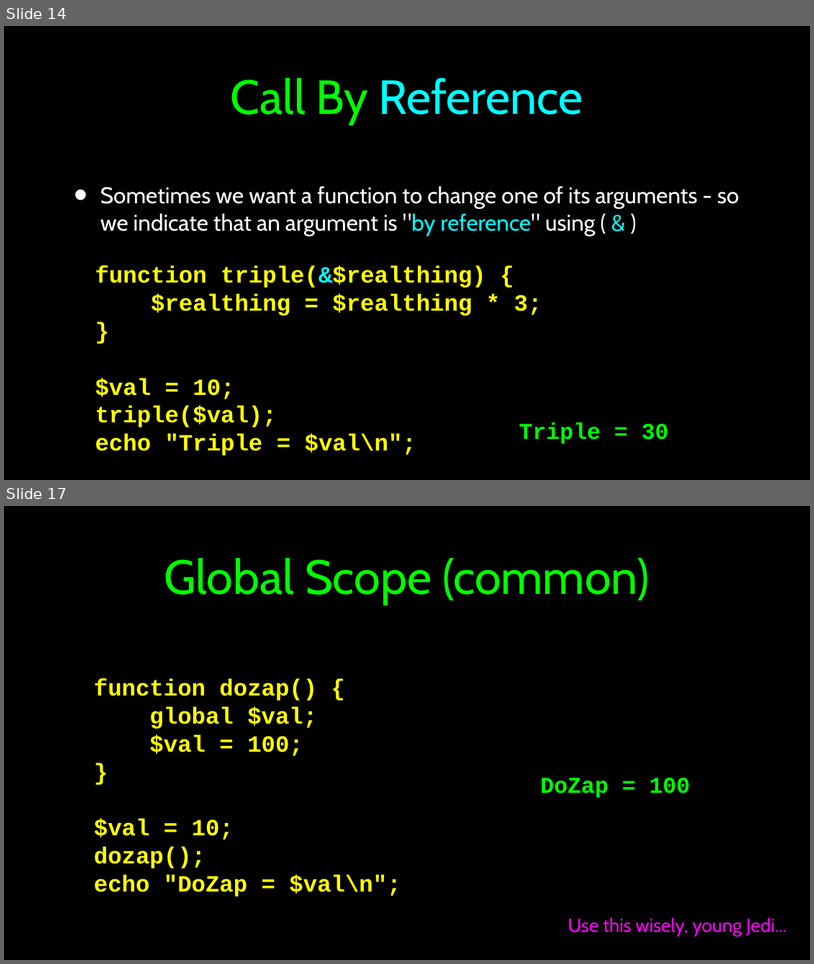
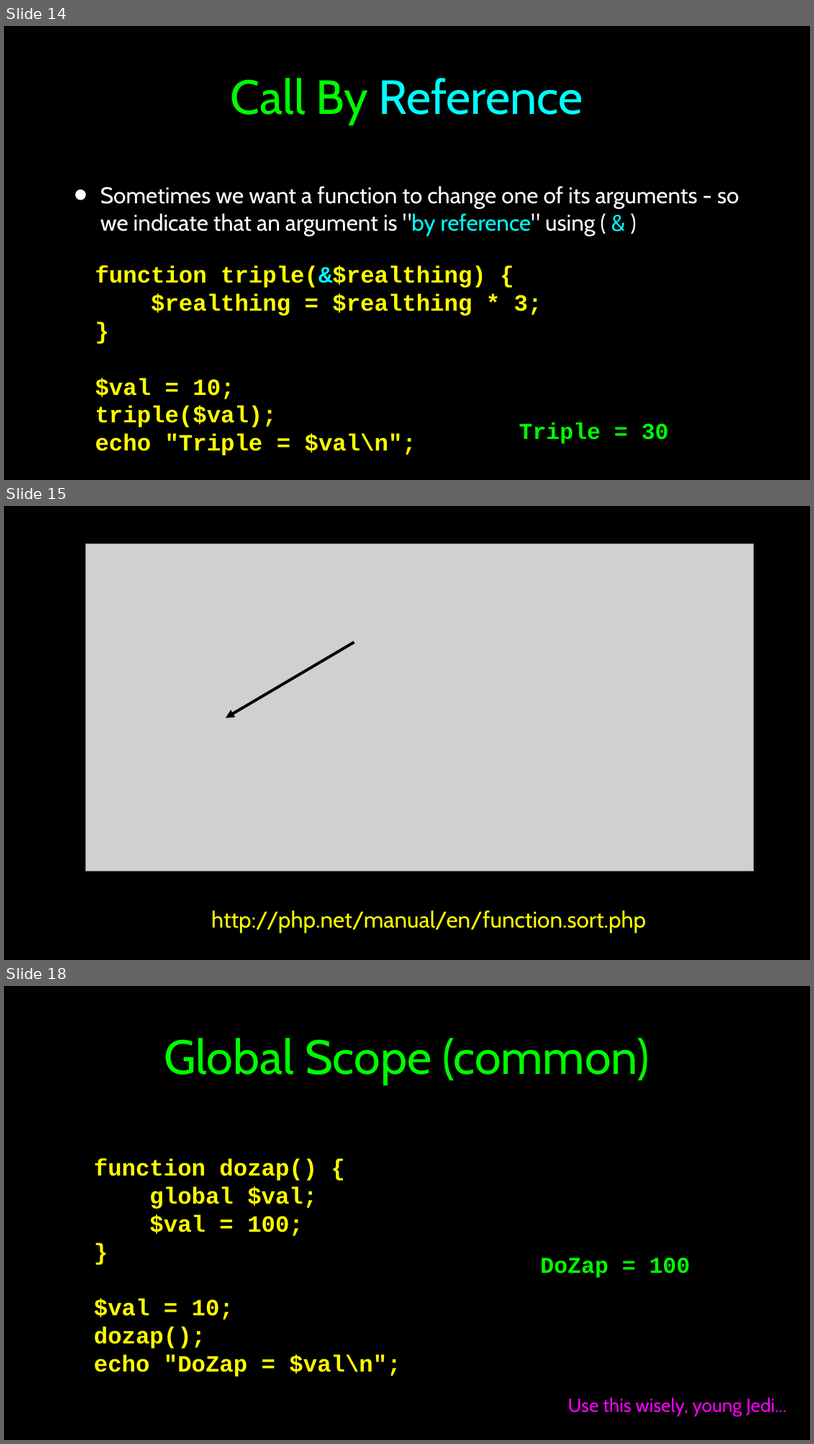
Before and after one commit to csev/wa4e, a slide deck: lectures/PHP-05-Functions.ppt. Shown one above the other, each under a label of ours: slides 14 and 17 before the commit, slides 14, 15 and 18 after it; the slides between them are not shown. The pictures are 814x964 and 814x1444 pixels, drawn with LibreOffice and Linux fonts; fonts in the diff are those of the drawing; grey boxes stand for pictures. Boxes give left, top, right and bottom in pixels: in the first picture for what was removed or moved away, otherwise in the second. Text is boxed around its words. In the diff, an @@ line names an element or a change of style, - is before the commit and + after.

```diff
--- a/lectures/PHP-05-Functions.ppt
+++ b/lectures/PHP-05-Functions.ppt
@@ slide 15 added at [4, 506, 810, 960], background #000000 @@
@@ picture added at [86, 543, 754, 870] @@
@@ arrow added from (354, 642) to (226, 718), #000000 4.51 pt @@
@@ text added at [211, 910, 646, 933], 36 pt, text #FFFF00 @@
+http://php.net/manual/en/function.sort.php
@@ what was slide 17 is now slide 18 @@
```
Also in this commit, not shown: 2 slides changed, 1 other slide added, 1 slide removed, 1 other file.
